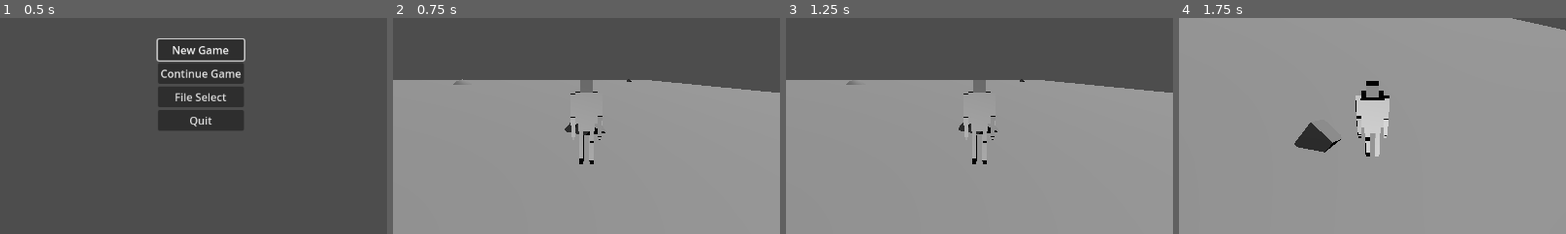
Above: before the commit, frames 1-4 (left to right).
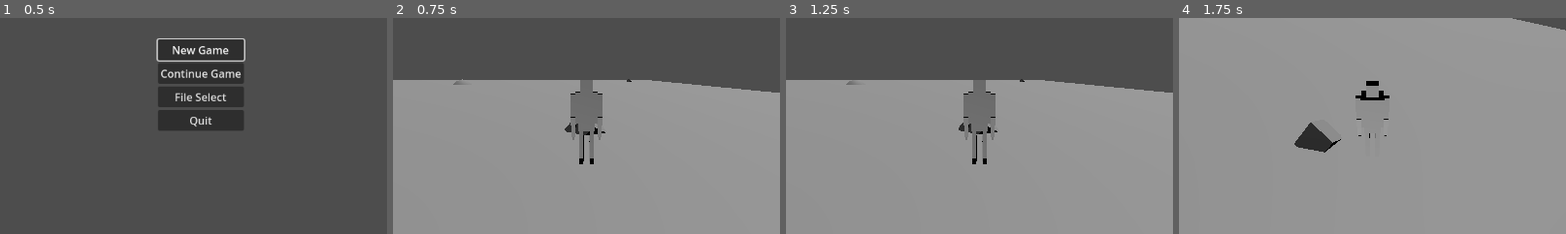
Above: after the commit, the same moments.

Repository: stron1le/MVM28
Game: Godot game, scene res://Scenes/start_screen.tscn
The game is run twice, just before and just after one commit, with the same random seed, the same clock (stepped at 60 frames per second) and the same inputs.
Inputs (mouse positions are % of the whole screen's width and height, from its top left):
- Up to frame 1 (0.5 s): no input
- Up to frame 2 (0.75 s): click "New Game" at 0.5 s
- Up to frame 3 (1.25 s): no input
- Up to frame 4 (1.75 s): tap Enter at 1.25 s; move the mouse to (55, 49) at 1.27 s; hold W (ForwardAxisNegative) from 1.28 s (still down); tap Middle mouse button (Attack) at 1.35 s; tap Space (Jump) at 1.52 s
The pictures show only the part of the screen within x 25-75%, y 25-75%; the shares and areas given below are measured in that part.

Frame 1 is identical in both runs. In frame 2, 1.7% of the frame differs, in the area x 45-55%, y 34-67%; in frame 3, 1.7%; in frame 4, 1.6%.

Commit message:
Fixed player character mesh issues
I had to change the skeletonTest scene too, but I fixed an issue where some faces in the player model were inverted, leading to odd behaviors. I also made modifications so that the save holder can delete saves as well as load them. In the future, I will probably make changes so that 1. the newgame button is disabled if all save slots are filled, and 2. the continue feature is set to false IF all saves have been deleted.

Diff:
--- a/mvm28/Scenes/skeletonTest.tscn
+++ b/mvm28/Scenes/skeletonTest.tscn
@@ -1,19 +1,16 @@
 [gd_scene load_steps=4 format=3 uid="uid://d0rm4wteo66op"]
 
 [ext_resource type="Script" uid="uid://bp3fu2fao05a1" path="res://skeletonTest.gd" id="1_kf2ma"]
-[ext_resource type="PackedScene" uid="uid://j6k682kyhweb" path="res://Models/SecondTestCharacter.glb" id="2_md5sk"]
 [ext_resource type="PackedScene" uid="uid://b06xhss8nf3ju" path="res://Scenes/equippable_weapon.tscn" id="3_6rpuo"]
+[ext_resource type="PackedScene" uid="uid://cvvol0lf73y17" path="res://Models/ThirdTestCharacter.glb" id="3_kf2ma"]
 
 [node name="Node3D" type="Node3D" node_paths=PackedStringArray("weapon")]
 script = ExtResource("1_kf2ma")
 weapon = NodePath("EquippableWeapon")
-
-[node name="SecondTestCharacter" parent="." instance=ExtResource("2_md5sk")]
-transform = Transform3D(1, 0, 0, 0, 1, 0, 0, 0, 1, 17.5805, 38.3874, 25.2102)
 
 [node name="EquippableWeapon" parent="." instance=ExtResource("3_6rpuo")]
 transform = Transform3D(1, 0, 0, 0, 1, 0, 0, 0, 1, 0, 14.1873, 0)
 
 [node name="DirectionalLight3D" type="DirectionalLight3D" parent="."]
 
-[editable path="SecondTestCharacter"]
+[node name="ThirdTestCharacter" parent="." instance=ExtResource("3_kf2ma")]
--- a/mvm28/Scenes/test_character.tscn
+++ b/mvm28/Scenes/test_character.tscn
@@ -9,7 +9,7 @@
 [ext_resource type="Resource" uid="uid://bp7erkld56ngj" path="res://Items/TestDamage.tres" id="7_co0b2"]
 [ext_resource type="Resource" uid="uid://bhfmj7svhbnt2" path="res://Items/TestHeal.tres" id="8_lvkcq"]
 [ext_resource type="Resource" uid="uid://bq70rqinnxq4o" path="res://Items/WeaponItem/DefaultWeapon.tres" id="9_lvkcq"]
-[ext_resource type="PackedScene" uid="uid://j6k682kyhweb" path="res://Models/SecondTestCharacter.glb" id="10_olav4"]
+[ext_resource type="PackedScene" uid="uid://cvvol0lf73y17" path="res://Models/ThirdTestCharacter.glb" id="10_olav4"]
 
 [sub_resource type="CylinderShape3D" id="CylinderShape3D_mii0h"]
 
@@ -18,7 +18,7 @@
 script = ExtResource("1_fksbf")
 currentState = 1
 forwardVel = 7.0
-rightHand = NodePath("SecondTestCharacter/Armature/Skeleton3D/BoneAttachment3D/RightHand")
+rightHand = NodePath("ThirdTestCharacter/Armature/Skeleton3D/BoneAttachment3D/Hand")
 
 [node name="CollisionShape3D" type="CollisionShape3D" parent="."]
 transform = Transform3D(1, 0, 0, 0, 1, 0, 0, 0, 1, 0, 1, 0)
@@ -86,17 +86,17 @@
 script = ExtResource("6_mgxxk")
 mappedButton = 2
 
-[node name="SecondTestCharacter" parent="." instance=ExtResource("10_olav4")]
+[node name="ThirdTestCharacter" parent="." instance=ExtResource("10_olav4")]
 transform = Transform3D(-0.2, 0, -1.74846e-08, 0, 0.2, 0, 1.74846e-08, 0, -0.2, 0, 0, 0)
 
-[node name="BoneAttachment3D" type="BoneAttachment3D" parent="SecondTestCharacter/Armature/Skeleton3D" index="1"]
-transform = Transform3D(-0.995788, -1.56229e-07, 0.0916902, 1.18632e-07, -1, -1.85197e-08, 0.0916902, 1.11759e-08, 0.995788, 1.57791, -3.58239, -0.072492)
+[node name="BoneAttachment3D" type="BoneAttachment3D" parent="ThirdTestCharacter/Armature/Skeleton3D" index="1"]
+transform = Transform3D(-5, 0, 4.37114e-07, 0, 5, 0, -4.37114e-07, 0, -5, 0, -7.03894, 0)
 bone_name = "Hand.R"
 bone_idx = 10
 
-[node name="RightHand" type="Node3D" parent="SecondTestCharacter/Armature/Skeleton3D/BoneAttachment3D"]
-transform = Transform3D(-1, 0, 8.74228e-08, 0, 1, 0, -8.74228e-08, 0, -1, 0, 0, 0)
+[node name="Hand" type="Node3D" parent="ThirdTestCharacter/Armature/Skeleton3D/BoneAttachment3D"]
+transform = Transform3D(-1, 0, -8.74228e-08, 0, 1, 0, 8.74228e-08, 0, -1, 0, 0, 0)
 
 [connection signal="HPAdjust" from="." to="HealthBar" method="_on_test_character_hp_adjust"]
 
-[editable path="SecondTestCharacter"]
+[editable path="ThirdTestCharacter"]
--- a/mvm28/Scripts/GlobalSettings.gd
+++ b/mvm28/Scripts/GlobalSettings.gd
@@ -28,6 +28,10 @@
 				pass;
 func save_exists(file:int):
 	return FileAccess.file_exists("user://Save"+str(file)+".txt");
+func delete_save(file:int):
+	var path = "user://Save"+str(file)+".txt"
+	if save_exists(file):
+		DirAccess.remove_absolute(path)
 func save():
 	var filePath="user://Save"+str(currentGame)+".txt";
 	var saveFile=FileAccess.open(filePath,FileAccess.WRITE);
--- a/mvm28/Scripts/SaveHolder.gd
+++ b/mvm28/Scripts/SaveHolder.gd
@@ -2,14 +2,19 @@
 @export var saveId=0;
 var shouldActivate=false;
 func _ready():
-	if (GlobalSettings.save_exists(saveId)):
-		shouldActivate=true;
-		text="CanClick"
-	else:
-		shouldActivate=false;
-		text="CannotClick"
-
+	checkClickable()
 
 func _on_button_down():
-	if (shouldActivate):
-		GlobalSettings.load_save_file(saveId)
+	GlobalSettings.load_save_file(saveId)
+func checkClickable():
+	if (GlobalSettings.save_exists(saveId)):
+		text="Save "+str(saveId);
+		disabled=false;
+	else:
+		text="No save";
+		disabled=true;
+func _process(delta):
+	if (has_focus() and Input.is_action_just_pressed("Attack")):
+		if (GlobalSettings.save_exists(saveId)):
+			GlobalSettings.delete_save(saveId);
+			checkClickable();
--- a/mvm28/skeletonTest.gd
+++ b/mvm28/skeletonTest.gd
@@ -4,7 +4,7 @@
 @export var weapon:Node3D;
 func _ready():
 	await get_tree().process_frame;
-	var skel = $SecondTestCharacter/Armature/Skeleton3D;
+	var skel = $ThirdTestCharacter/Armature/Skeleton3D;
 	print(skel);
 	var hand = skel.find_bone("Hand.R");
 	print(skel.get_bone_pose(hand));
Binary file removed: mvm28/Models/SecondTestCharacter.glb
Binary file added: mvm28/Models/ThirdTestCharacter.glb
Not shown, changed: mvm28/Models/ThirdTestCharacter.glb.import
